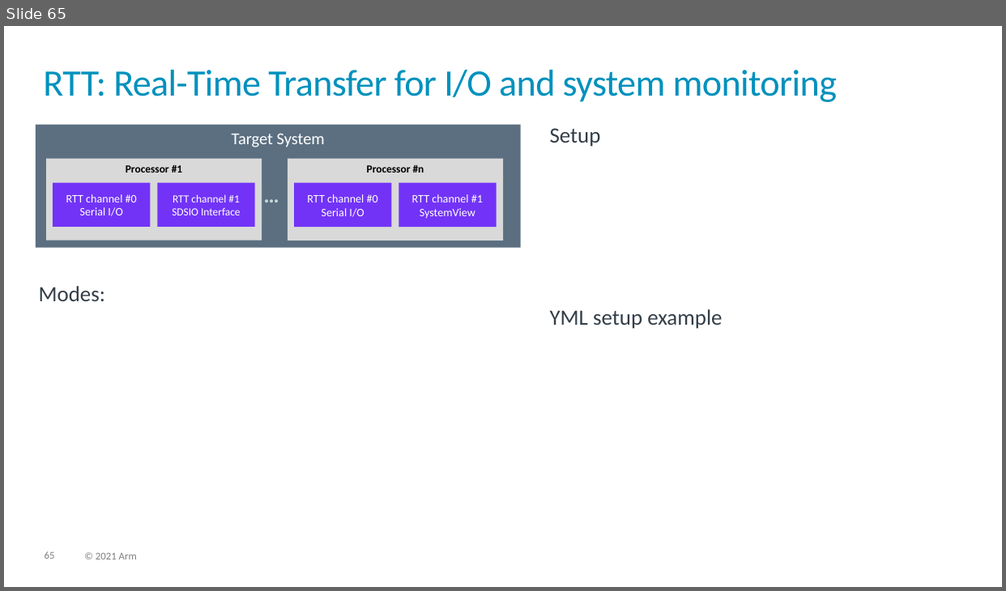
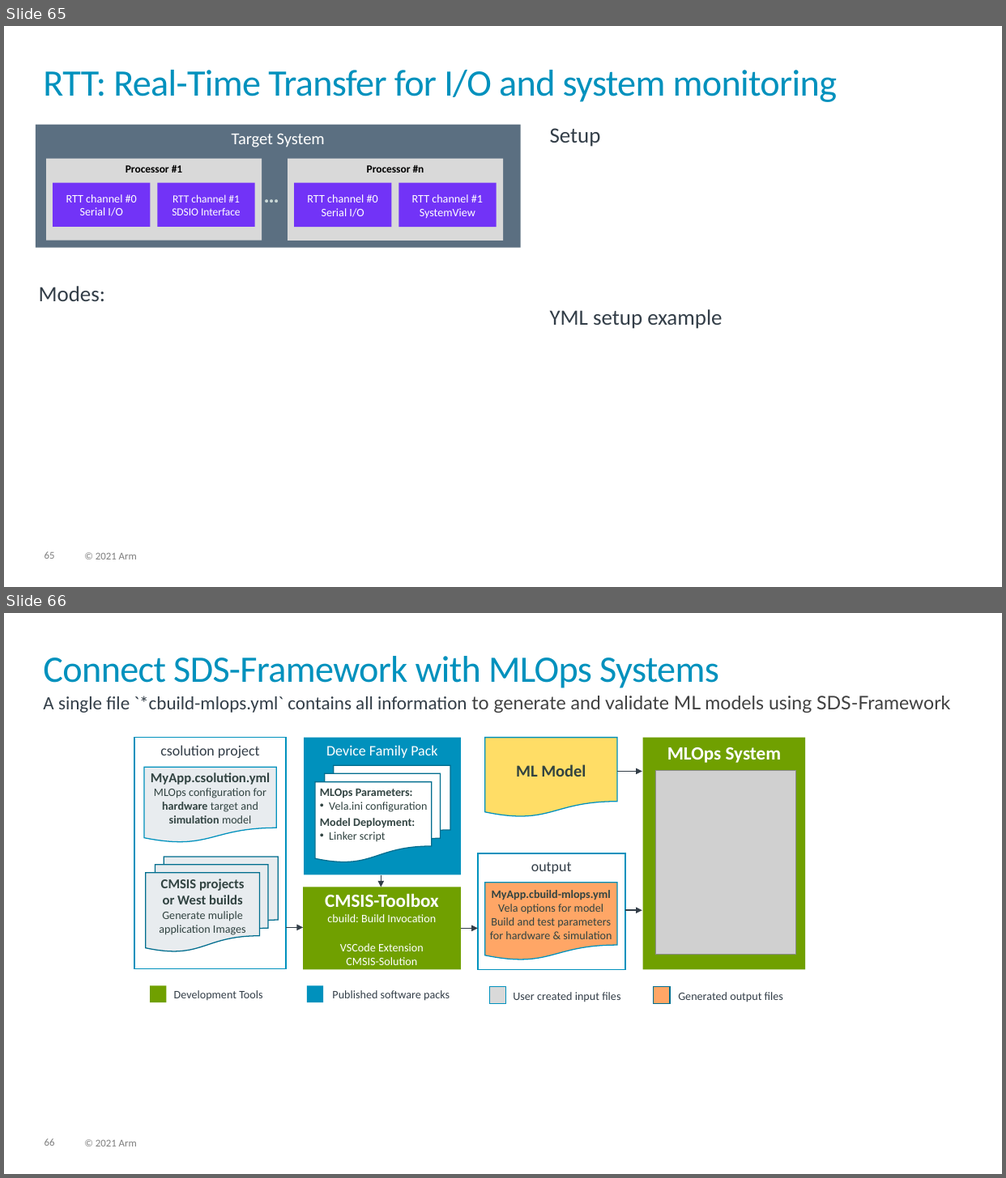
Before and after one commit to Open-CMSIS-Pack/cmsis-toolbox, a slide deck: docs/images/overview.pptx. Shown one above the other, each under a label of ours: slide 65 before the commit, slides 65 and 66 after it. The pictures are 1006x591 and 1006x1178 pixels, drawn with LibreOffice and Linux fonts; fonts in the diff are those of the drawing; grey boxes stand for pictures. Boxes give left, top, right and bottom in pixels: in the first picture for what was removed or moved away, otherwise in the second. Text is boxed around its words. In the diff, an @@ line names an element or a change of style, - is before the commit and + after.

Commit message:
Documentation Update for CMSIS-Toolbox 2.14 (#601)
## Added
- MLOps support
- Zephyr module export (experimental feature)
- *symbol definition* file example
- automatic rebase of configuration files
- Load Attributes for bootloaders
- PLM of software packs with `csolution check pack-updates`

## Fixes
- https://github.com/Open-CMSIS-Pack/devtools/issues/2412
- https://github.com/Open-CMSIS-Pack/cmsis-toolbox/issues/538
- https://github.com/Open-CMSIS-Pack/devtools/issues/1712

```diff
--- a/docs/images/overview.pptx
+++ b/docs/images/overview.pptx
@@ slide 66 added at [4,613,1002,1174], background #FFFFFF; not listed: 2 template elements that a slide beside it also shows @@
@@ title added at [43,656,719,688], 36 pt, text #0091BD @@
+Connect SDS-Framework with MLOps Systems
@@ text added at [43,696,950,713], 18 pt, text #333E48 @@
+A single file `*cbuild-mlops.yml` contains all information to generate and validate ML models using SDS-Framework
@@ rectangle added at [134,737,286,969], outline #0091BD 1.25 pt, 14 pt, text #333E48 @@
+csolution project
@@ rectangle added at [305,737,462,875], fill #0091BD, 14 pt, text #FFFFFF @@
+Device Family Pack
@@ flow chart document added at [484,737,617,817], fill #FFDD66, outline #0091BD 1 pt, 16 pt, text #314341, bold @@
+ML Model
@@ rectangle added at [643,737,806,969], fill #70A000, 11 pt, text #FFFFFF @@
+MLOps System
+VSCode Extension
+CMSIS-Debug
@@ flow chart document added at [144,767,276,843], fill #E8ECEF, outline #0091BD 1 pt, 11 pt, text #314341, bold @@
+MyApp.csolution.yml
+MLOps configuration for hardware target and simulation model
@@ flow chart multidocument added at [315,766,450,862], fill #FFFFFF, outline #006D8E 1 pt, 11 pt, text #314341 @@
+MLOps Parameters:
+• Vela.ini configuration
+Model Deployment:
+• Linker script
@@ arrow added from (617, 772) to (642, 772), #333E48 1.25 pt @@
@@ picture added at [655,770,796,954] @@
@@ rectangle added at [478,854,625,969], outline #0091BD 1.25 pt, 14 pt, text #333E48 @@
+output
@@ flow chart multidocument added at [146,857,278,952], fill #E8ECEF, outline #006D8E 1 pt, 11 pt, text #314341 @@
+CMSIS projects
+or West builds
+Generate muliple application Images
@@ arrow added from (381, 875) to (381, 887), #333E48 1.25 pt @@
@@ rectangle added at [303,887,461,969], fill #70A000, 11 pt, text #FFFFFF @@
+CMSIS-Toolbox
+cbuild: Build Invocation
+VSCode Extension
+CMSIS-Solution
@@ flow chart document added at [484,883,617,960], fill #FFA666, outline #0091BD 1 pt, 11 pt, text #314341 @@
+MyApp.cbuild-mlops.yml
+Vela options for model
+Build and test parameters
+for hardware & simulation
@@ arrow added from (286, 927) to (303, 927), #333E48 1.25 pt @@
@@ arrow added from (461, 928) to (478, 928), #333E48 1.25 pt @@
@@ arrow added from (625, 910) to (642, 910), #333E48 1.25 pt @@
@@ rectangle added at [150,986,167,1003], fill #70A000 @@
@@ text added at [174,990,262,1001], 11 pt, text #333E48 @@
+Development Tools
@@ rectangle added at [307,986,324,1003], fill #0091BD @@
@@ text added at [332,990,450,1001], 11 pt, text #333E48 @@
+Published software packs
@@ rectangle added at [490,987,506,1003], fill #D9D9D9, outline #0091BD 1 pt @@
@@ text added at [513,992,620,1003], 11 pt, text #333E48 @@
+User created input files
@@ rectangle added at [654,987,671,1003], fill #FFA666, outline #006D8E 1 pt @@
@@ text added at [678,992,783,1003], 11 pt, text #333E48 @@
+Generated output files
```
Also in this commit, not shown: 1 slide removed, 12 other files.
